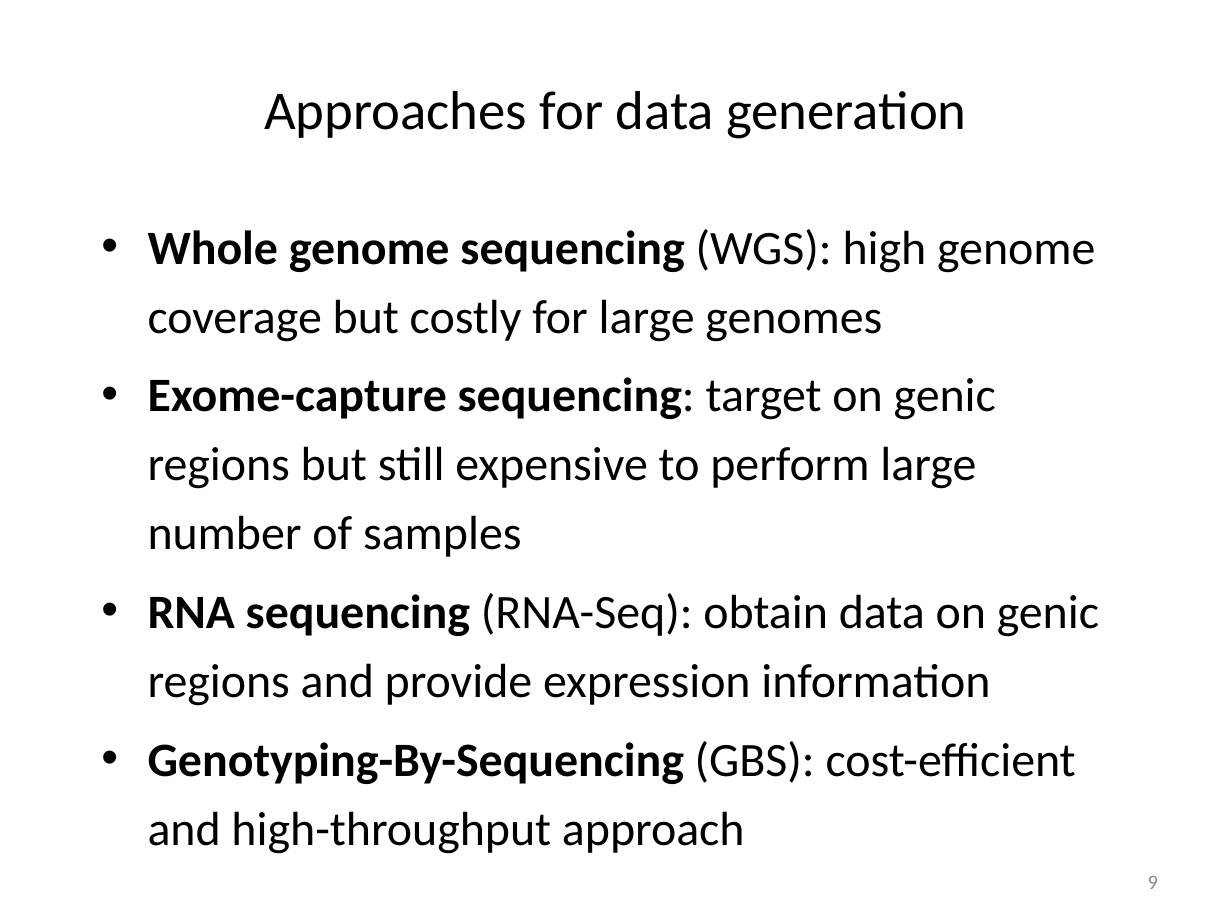
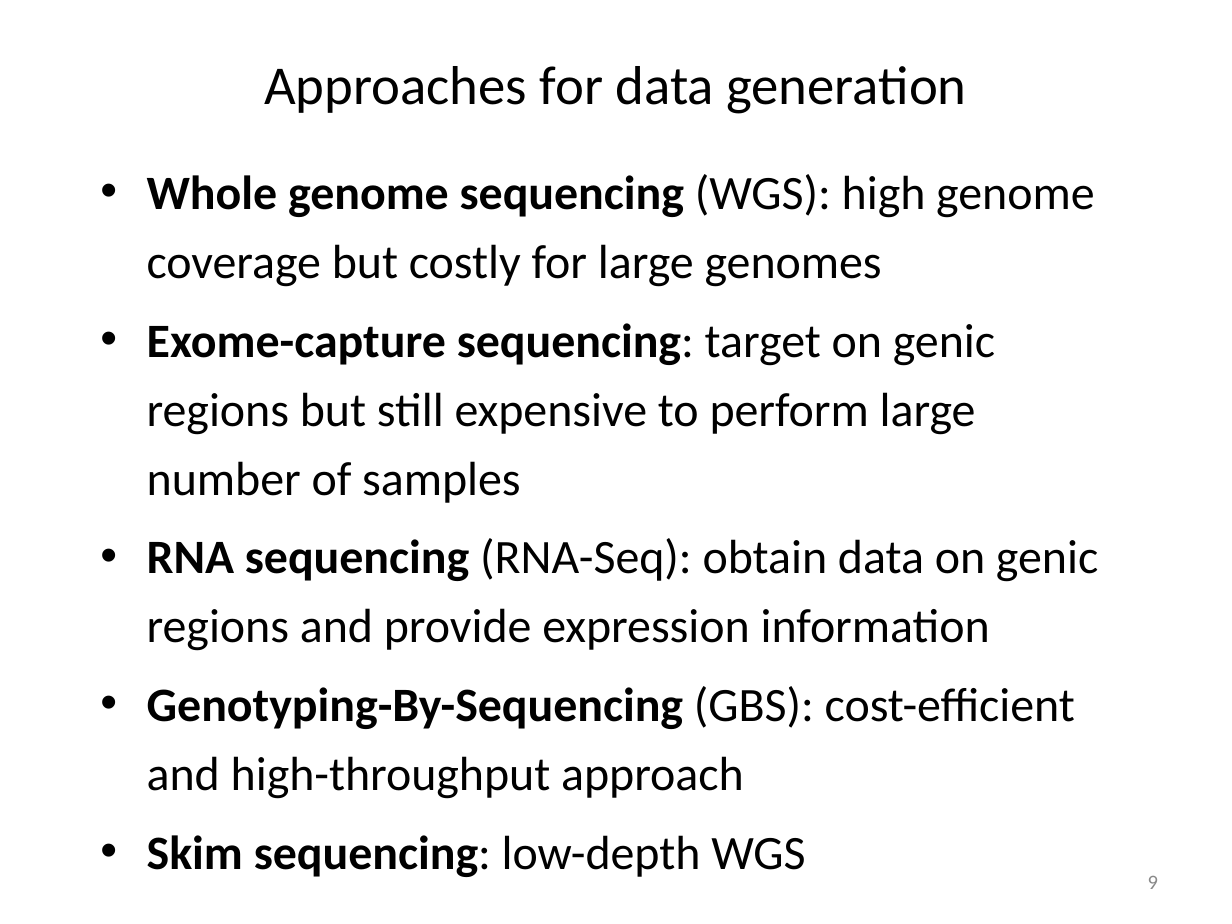
Before and after one commit to liu3zhenlab/teaching, a slide deck: slide 10 of PLPTH813Bioinformatis/2023/lectures/lecture08_variants.pptx. Drawn at 1232x924 pixels with LibreOffice and Linux fonts; fonts in the diff are those of the drawing. Boxes give left, top, right and bottom in pixels: in the first picture for what was removed or moved away, otherwise in the second. Text is boxed around its words. In the diff, an @@ line names an element or a change of style, - is before the commit and + after.

```diff
--- a/PLPTH813Bioinformatis/2023/lectures/lecture08_variants.pptx
+++ b/PLPTH813Bioinformatis/2023/lectures/lecture08_variants.pptx
@@ title "Approaches for data generation": place and size @@
-title "Approaches for data generation" at [264, 91, 966, 139]
+title "Approaches for data generation" at [264, 66, 966, 114]
@@ text "Whole genome sequencing (WGS): high ...": place and size @@
-text "Whole genome sequencing (WGS): high ..." at [148, 229, 1099, 854]
+text "Whole genome sequencing (WGS): high ..." at [147, 174, 1098, 877]
@@ text at [147, 835, 805, 877]: paragraph added @@
+• Skim sequencing: low-depth WGS
```
Also in this commit, not shown: 1 other slide changed, 2 other files.
